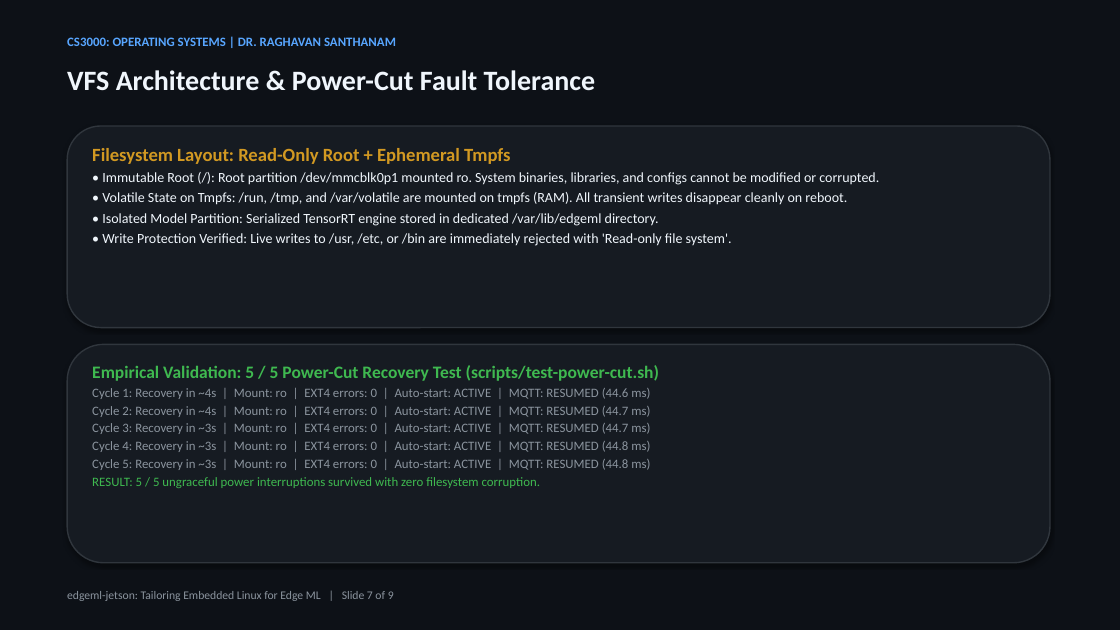
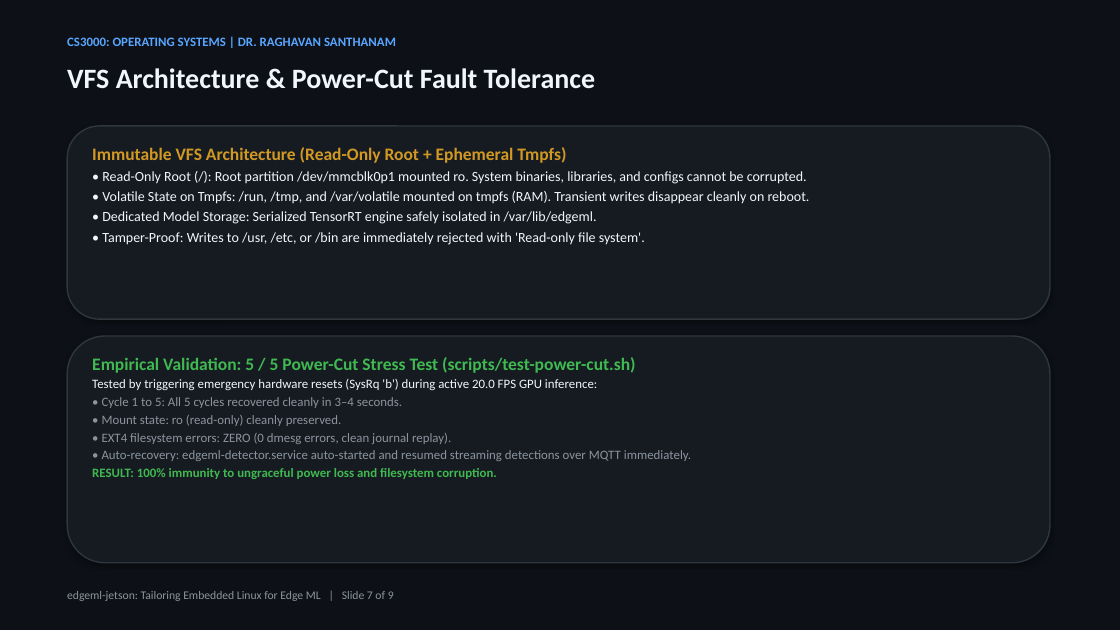
Before and after one commit to pengeon1/edgeml-jetson, a slide deck: slide 7 of presentation/cs3000-edgeml-presentation.pptx. Drawn at 1120x630 pixels with LibreOffice and Linux fonts; fonts in the diff are those of the drawing. Boxes give left, top, right and bottom in pixels: in the first picture for what was removed or moved away, otherwise in the second. Text is boxed around its words. In the diff, an @@ line names an element or a change of style, - is before the commit and + after.

```diff
--- a/presentation/cs3000-edgeml-presentation.pptx
+++ b/presentation/cs3000-edgeml-presentation.pptx
@@ rounded rectangle: place and size @@
-rounded rectangle at [67,126,1050,328]
+rounded rectangle at [67,126,1050,319]
@@ text at [92,147,810,245]: text changed @@
-Filesystem Layout: Read-Only Root + Ephemeral Tmpfs
-• Immutable Root (/): Root partition /dev/mmcblk0p1 mounted ro. System binaries, libraries, and configs cannot be modified or corrupted.
-• Volatile State on Tmpfs: /run, /tmp, and /var/volatile are mounted on tmpfs (RAM). All transient writes disappear cleanly on reboot.
-• Isolated Model Partition: Serialized TensorRT engine stored in dedicated /var/lib/edgeml directory.
-• Write Protection Verified: Live writes to /usr, /etc, or /bin are immediately rejected with 'Read-only file system'.
+Immutable VFS Architecture (Read-Only Root + Ephemeral Tmpfs)
+• Read-Only Root (/): Root partition /dev/mmcblk0p1 mounted ro. System binaries, libraries, and configs cannot be corrupted.
+• Volatile State on Tmpfs: /run, /tmp, and /var/volatile mounted on tmpfs (RAM). Transient writes disappear cleanly on reboot.
+• Dedicated Model Storage: Serialized TensorRT engine safely isolated in /var/lib/edgeml.
+• Tamper-Proof: Writes to /usr, /etc, or /bin are immediately rejected with 'Read-only file system'.
@@ rounded rectangle: place and size @@
-rounded rectangle at [67,344,1050,563]
+rounded rectangle at [67,336,1050,563]
@@ text at [92,357,691,479]: text changed @@
-Empirical Validation: 5 / 5 Power-Cut Recovery Test (scripts/test-power-cut.sh)
-Cycle 1: Recovery in ~4s | Mount: ro | EXT4 errors: 0 | Auto-start: ACTIVE | MQTT: RESUMED (44.6 ms)
-Cycle 2: Recovery in ~4s | Mount: ro | EXT4 errors: 0 | Auto-start: ACTIVE | MQTT: RESUMED (44.7 ms)
-Cycle 3: Recovery in ~3s | Mount: ro | EXT4 errors: 0 | Auto-start: ACTIVE | MQTT: RESUMED (44.7 ms)
-Cycle 4: Recovery in ~3s | Mount: ro | EXT4 errors: 0 | Auto-start: ACTIVE | MQTT: RESUMED (44.8 ms)
-Cycle 5: Recovery in ~3s | Mount: ro | EXT4 errors: 0 | Auto-start: ACTIVE | MQTT: RESUMED (44.8 ms)
-RESULT: 5 / 5 ungraceful power interruptions survived with zero filesystem corruption.
+Empirical Validation: 5 / 5 Power-Cut Stress Test (scripts/test-power-cut.sh)
+Tested by triggering emergency hardware resets (SysRq 'b') during active 20.0 FPS GPU inference:
+• Cycle 1 to 5: All 5 cycles recovered cleanly in 3–4 seconds.
+• Mount state: ro (read-only) cleanly preserved.
+• EXT4 filesystem errors: ZERO (0 dmesg errors, clean journal replay).
+• Auto-recovery: edgeml-detector.service auto-started and resumed streaming detections over MQTT immediately.
+RESULT: 100% immunity to ungraceful power loss and filesystem corruption.
```
Also in this commit, not shown: 8 other slides changed, 4 other files.
